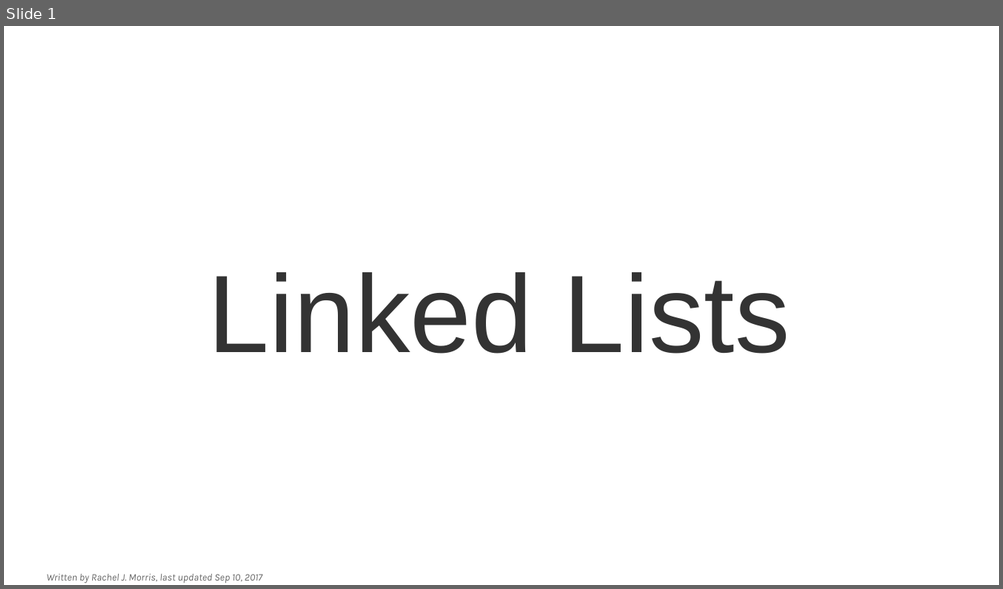
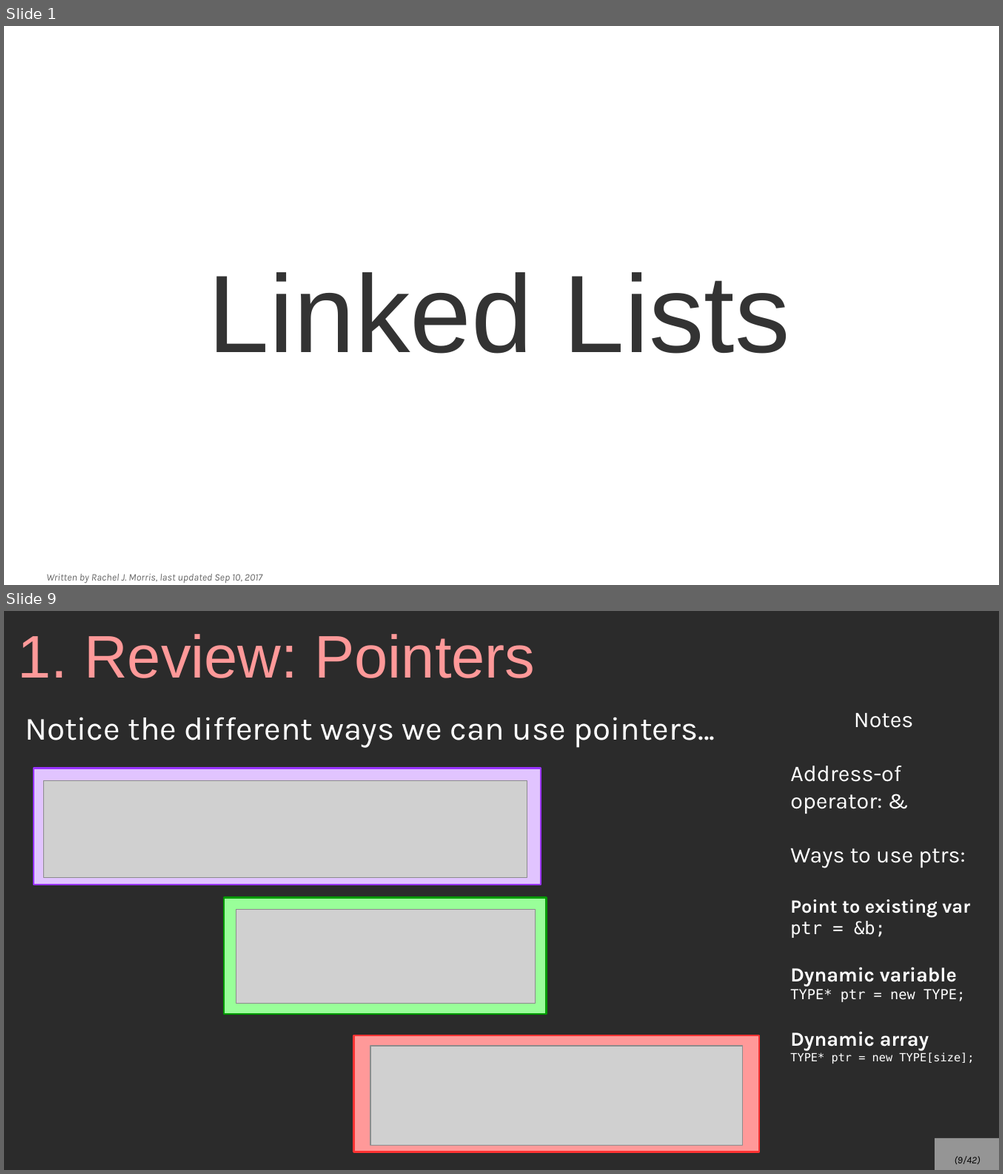
Before and after one commit to mariamhabib/CS250-Data-Structures, a slide deck: Lectures/7_Linked_Lists.odp. Shown one above the other, each under a label of ours: slide 1 before the commit, slides 1 and 9 after it; the slides between them are not shown. The pictures are 1003x589 and 1003x1174 pixels, drawn with LibreOffice and Linux fonts; fonts in the diff are those of the drawing; grey boxes stand for pictures; background and template pictures are left out; a plain dark background stands for a picture behind light text. Boxes give left, top, right and bottom in pixels: in the first picture for what was removed or moved away, otherwise in the second. Text is boxed around its words. In the diff, an @@ line names an element or a change of style, - is before the commit and + after.

```diff
--- a/Lectures/7_Linked_Lists.odp
+++ b/Lectures/7_Linked_Lists.odp
@@ slide 9 added at [4, 611, 999, 1170], background picture (left out) @@
@@ title added at [17, 634, 535, 678], 48 pt, text #FF9999 @@
+1. Review: Pointers
@@ text added at [25, 717, 715, 748], 26 pt, text #FFFFFF @@
+Notice the different ways we can use pointers...
@@ text added at [790, 713, 973, 1064], 18 pt, text #FFFFFF @@
+Notes
+Address-of operator: &
+Ways to use ptrs:
+Point to existing var
+ptr = &b;
+Dynamic variable
+TYPE* ptr = new TYPE;
+Dynamic array
+TYPE* ptr = new TYPE[size];
@@ rectangle added at [34, 768, 541, 885], fill #E1C4FF, outline #9933FF 1.45 pt @@
@@ picture added at [44, 780, 526, 877] @@
@@ rectangle added at [223, 898, 546, 1014], fill #99FF99, outline #009900 1.45 pt @@
@@ picture added at [236, 910, 535, 1004] @@
@@ rectangle added at [354, 1036, 760, 1153], fill #FF9999, outline #FF3333 1.45 pt @@
@@ picture added at [370, 1046, 743, 1145] @@
@@ page number added at [934, 1139, 999, 1170], fill #FFFFFF at 50% opacity, 8 pt, text #000000, italic @@
+(9/42)
```
Also in this commit, not shown: 1 slide changed, 38 other slides added, 2 slides removed.
